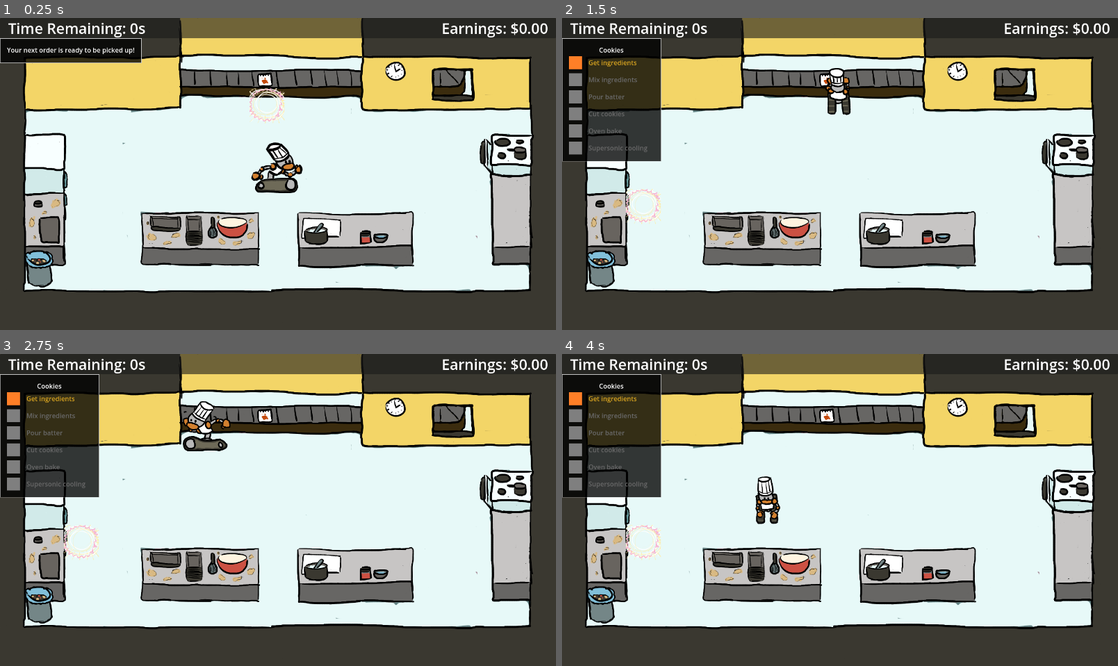
Above: before the commit, frames 1-4 (two rows, left to right).
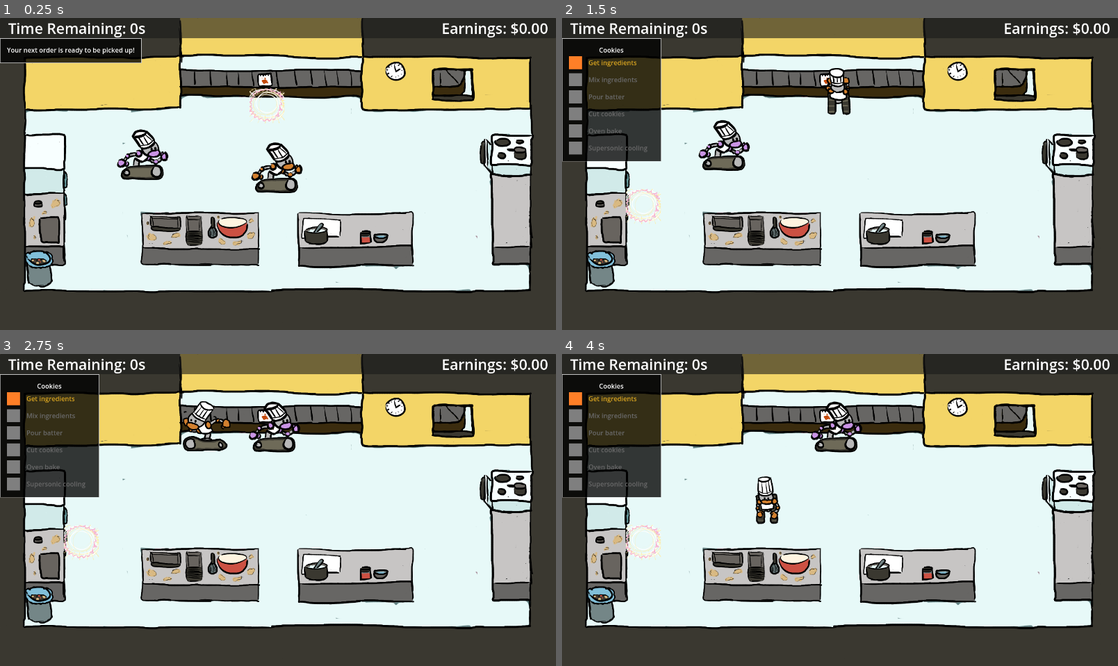
Above: after the commit, the same moments.

Repository: yanalex981/Tasty-Treads
Game: Godot game, scene res://Scenes/kitchen.tscn
Same seed, same stepped clock (60 frames per second), same inputs: the game is played once before the commit and once after it.
Inputs:
- Up to frame 1 (0.25 s): no input
- Up to frame 2 (1.5 s): tap Enter at 0.5 s; hold Space (interact) 0.53-1.28 s; hold W (up) from 0.53 s (still down); tap Space (interact) at 1.35 s
- Up to frame 3 (2.75 s): release W (up) at 2.03 s; hold A (left) from 2.03 s (still down); hold Space (interact) from 2.03 s (still down)
- Up to frame 4 (4 s): release Space (interact) at 2.78 s; tap Space (interact) at 2.85 s; release A (left) at 3.53 s; hold S (down) from 3.53 s (still down); hold Space (interact) from 3.53 s (still down)

The runs differ from the first frame. In frame 1, 0.8% of the frame differs, in the area x 21-31%, y 35-53%; in frame 2, 0.8%; in frame 3, 0.8%; in frame 4, 0.8%.

Commit message:
Proof-of-concept of droid chef pathfinding
Initial version of droid chef AI. Currently updates destination to player's destination whenever player successfully begins a microgame. Needs to be updated to navigate to specific task locations, and update locations without player input.

Diff:
--- /dev/null
+++ b/Scenes/Components/droid.tscn
@@ -0,0 +1,171 @@
+[gd_scene load_steps=22 format=3 uid="uid://cv585fpv1pme4"]
+
+[ext_resource type="Script" path="res://Scripts/droid.gd" id="1_i62je"]
+[ext_resource type="Texture2D" uid="uid://d1o28acmoff6" path="res://Assets/sousChefSpritesheet.png" id="1_yguwn"]
+
+[sub_resource type="RectangleShape2D" id="RectangleShape2D_524o8"]
+size = Vector2(128, 48)
+
+[sub_resource type="AtlasTexture" id="AtlasTexture_gcv7p"]
+atlas = ExtResource("1_yguwn")
+region = Rect2(0, 0, 128, 128)
+
+[sub_resource type="AtlasTexture" id="AtlasTexture_ulna8"]
+atlas = ExtResource("1_yguwn")
+region = Rect2(128, 0, 128, 128)
+
+[sub_resource type="AtlasTexture" id="AtlasTexture_7mdns"]
+atlas = ExtResource("1_yguwn")
+region = Rect2(256, 0, 128, 128)
+
+[sub_resource type="AtlasTexture" id="AtlasTexture_bpfy7"]
+atlas = ExtResource("1_yguwn")
+region = Rect2(384, 0, 128, 128)
+
+[sub_resource type="AtlasTexture" id="AtlasTexture_et334"]
+atlas = ExtResource("1_yguwn")
+region = Rect2(0, 256, 128, 128)
+
+[sub_resource type="AtlasTexture" id="AtlasTexture_pxydu"]
+atlas = ExtResource("1_yguwn")
+region = Rect2(128, 256, 128, 128)
+
+[sub_resource type="AtlasTexture" id="AtlasTexture_20nvl"]
+atlas = ExtResource("1_yguwn")
+region = Rect2(256, 256, 128, 128)
+
+[sub_resource type="AtlasTexture" id="AtlasTexture_a8i6k"]
+atlas = ExtResource("1_yguwn")
+region = Rect2(384, 256, 128, 128)
+
+[sub_resource type="AtlasTexture" id="AtlasTexture_xjiq2"]
+atlas = ExtResource("1_yguwn")
+region = Rect2(0, 128, 128, 128)
+
+[sub_resource type="AtlasTexture" id="AtlasTexture_8d1qd"]
+atlas = ExtResource("1_yguwn")
+region = Rect2(128, 128, 128, 128)
+
+[sub_resource type="AtlasTexture" id="AtlasTexture_l7ojf"]
+atlas = ExtResource("1_yguwn")
+region = Rect2(256, 128, 128, 128)
+
+[sub_resource type="AtlasTexture" id="AtlasTexture_xxrg6"]
+atlas = ExtResource("1_yguwn")
+region = Rect2(384, 128, 128, 128)
+
+[sub_resource type="AtlasTexture" id="AtlasTexture_daifn"]
+atlas = ExtResource("1_yguwn")
+region = Rect2(0, 384, 128, 128)
+
+[sub_resource type="AtlasTexture" id="AtlasTexture_3u237"]
+atlas = ExtResource("1_yguwn")
+region = Rect2(128, 384, 128, 128)
+
+[sub_resource type="AtlasTexture" id="AtlasTexture_cmi4o"]
+atlas = ExtResource("1_yguwn")
+region = Rect2(256, 384, 128, 128)
+
+[sub_resource type="AtlasTexture" id="AtlasTexture_h5m0y"]
+atlas = ExtResource("1_yguwn")
+region = Rect2(384, 384, 128, 128)
+
+[sub_resource type="SpriteFrames" id="SpriteFrames_s8l8v"]
+animations = [{
+"frames": [{
+"duration": 1.0,
+"texture": SubResource("AtlasTexture_gcv7p")
+}, {
+"duration": 1.0,
+"texture": SubResource("AtlasTexture_ulna8")
+}, {
+"duration": 1.0,
+"texture": SubResource("AtlasTexture_7mdns")
+}, {
+"duration": 1.0,
+"texture": SubResource("AtlasTexture_bpfy7")
+}],
+"loop": true,
+"name": &"down",
+"speed": 5.0
+}, {
+"frames": [{
+"duration": 1.0,
+"texture": SubResource("AtlasTexture_et334")
+}, {
+"duration": 1.0,
+"texture": SubResource("AtlasTexture_pxydu")
+}, {
+"duration": 1.0,
+"texture": SubResource("AtlasTexture_20nvl")
+}, {
+"duration": 1.0,
+"texture": SubResource("AtlasTexture_a8i6k")
+}],
+"loop": true,
+"name": &"left",
+"speed": 5.0
+}, {
+"frames": [{
+"duration": 1.0,
+"texture": SubResource("AtlasTexture_xjiq2")
+}, {
+"duration": 1.0,
+"texture": SubResource("AtlasTexture_8d1qd")
+}, {
+"duration": 1.0,
+"texture": SubResource("AtlasTexture_l7ojf")
+}, {
+"duration": 1.0,
+"texture": SubResource("AtlasTexture_xxrg6")
+}],
+"loop": true,
+"name": &"right",
+"speed": 5.0
+}, {
+"frames": [{
+"duration": 1.0,
+"texture": SubResource("AtlasTexture_daifn")
+}, {
+"duration": 1.0,
+"texture": SubResource("AtlasTexture_3u237")
+}, {
+"duration": 1.0,
+"texture": SubResource("AtlasTexture_cmi4o")
+}, {
+"duration": 1.0,
+"texture": SubResource("AtlasTexture_h5m0y")
+}],
+"loop": true,
+"name": &"up",
+"speed": 5.0
+}]
+
+[sub_resource type="CircleShape2D" id="CircleShape2D_5hx2w"]
+radius = 56.0
+
+[node name="droid" type="CharacterBody2D" groups=["droids"]]
+position = Vector2(680, 432)
+collision_layer = 2
+script = ExtResource("1_i62je")
+metadata/_edit_group_ = true
+
+[node name="boundaries" type="CollisionShape2D" parent="."]
+position = Vector2(0, -24)
+shape = SubResource("RectangleShape2D_524o8")
+
+[node name="sprite" type="AnimatedSprite2D" parent="."]
+position = Vector2(0, -65)
+sprite_frames = SubResource("SpriteFrames_s8l8v")
+animation = &"right"
+
+[node name="reachable_zone" type="Area2D" parent="."]
+position = Vector2(0, -56)
+collision_layer = 4
+collision_mask = 4
+metadata/_edit_group_ = true
+
+[node name="zone" type="CollisionShape2D" parent="reachable_zone"]
+shape = SubResource("CircleShape2D_5hx2w")
+
+[node name="NavigationAgent2D" type="NavigationAgent2D" parent="."]
--- a/Scenes/kitchen.tscn
+++ b/Scenes/kitchen.tscn
@@ -1,13 +1,14 @@
-[gd_scene load_steps=40 format=3 uid="uid://u6phxioott5c"]
+[gd_scene load_steps=43 format=3 uid="uid://u6phxioott5c"]
 
 [ext_resource type="Texture2D" uid="uid://brni2ye3h35s7" path="res://Assets/kitchen_background.png" id="1_7se1p"]
 [ext_resource type="Script" path="res://Scripts/Kitchen.gd" id="1_hjfb8"]
-[ext_resource type="Texture2D" uid="uid://c71btndrrdem7" path="res://Assets/chefSpritesheet.png" id="3_mb0vf"]
+[ext_resource type="Texture2D" path="res://Assets/chefSpritesheet.png" id="3_mb0vf"]
 [ext_resource type="PackedScene" uid="uid://c04aat1tfor06" path="res://Scenes/Components/DirectionalMoveController.tscn" id="3_q7l5r"]
 [ext_resource type="PackedScene" uid="uid://dnt1pap5cyrvx" path="res://Scenes/Components/OrderTracker.tscn" id="4_4oyt0"]
 [ext_resource type="PackedScene" path="res://Scenes/Components/OrderSpawner.tscn" id="4_sqh5n"]
 [ext_resource type="PackedScene" uid="uid://diav24bdrxe1m" path="res://Scenes/UI/OrderTrackerDialog.tscn" id="5_3s0ib"]
 [ext_resource type="Resource" uid="uid://c202jsm8sgybc" path="res://Resources/Recipes/cookies.tres" id="5_cluty"]
+[ext_resource type="PackedScene" uid="uid://cv585fpv1pme4" path="res://Scenes/Components/droid.tscn" id="5_kl830"]
 [ext_resource type="Resource" uid="uid://bwnq5okk2taen" path="res://Resources/Recipes/cake.tres" id="6_15k22"]
 [ext_resource type="Texture2D" uid="uid://bxdmjnw83vw6a" path="res://Assets/completed.png" id="6_l2gtt"]
 [ext_resource type="Texture2D" uid="uid://cxa0g1j4n3wwe" path="res://Assets/in_progress.png" id="7_p5an8"]
@@ -169,6 +170,16 @@
 
 [sub_resource type="CircleShape2D" id="CircleShape2D_c2q0i"]
 radius = 56.0
+
+[sub_resource type="NavigationPolygon" id="NavigationPolygon_6swry"]
+vertices = PackedVector2Array(341, 460, 188, 473, 194, 260, 464, 248, 1037, 461, 362, 471, 870, 247, 1181, 247, 1190, 657, 177, 651, 178, 616, 1037, 626, 467, 211, 867, 210)
+polygons = Array[PackedInt32Array]([PackedInt32Array(0, 1, 2, 3), PackedInt32Array(4, 5, 0, 3, 6, 7), PackedInt32Array(8, 9, 10, 11), PackedInt32Array(7, 8, 11, 4), PackedInt32Array(6, 3, 12, 13)])
+outlines = Array[PackedVector2Array]([PackedVector2Array(194, 260, 464, 248, 467, 211, 867, 210, 870, 247, 1181, 247, 1190, 657, 177, 651, 178, 616, 1037, 626, 1037, 461, 362, 471, 341, 460, 188, 473)])
+
+[sub_resource type="NavigationPolygon" id="NavigationPolygon_k1a63"]
+vertices = PackedVector2Array(187, 473, 341, 460, 340, 618, 178, 616)
+polygons = Array[PackedInt32Array]([PackedInt32Array(0, 1, 2, 3)])
+outlines = Array[PackedVector2Array]([PackedVector2Array(187, 473, 341, 460, 340, 618, 178, 616)])
 
 [sub_resource type="LabelSettings" id="LabelSettings_hlyr4"]
 font_size = 36
@@ -241,6 +252,15 @@
 [node name="zone" type="CollisionShape2D" parent="player/reachable_zone"]
 shape = SubResource("CircleShape2D_c2q0i")
 
+[node name="droid_movable_area" type="NavigationRegion2D" parent="."]
+navigation_polygon = SubResource("NavigationPolygon_6swry")
+
+[node name="droid1" parent="droid_movable_area" instance=ExtResource("5_kl830")]
+position = Vector2(350, 400)
+
+[node name="droid_movable_area2" type="NavigationRegion2D" parent="."]
+navigation_polygon = SubResource("NavigationPolygon_k1a63")
+
 [node name="left_counter_boundaries" type="StaticBody2D" parent="."]
 visible = false
 
--- a/Scripts/Components/Interactable.gd
+++ b/Scripts/Components/Interactable.gd
@@ -30,6 +30,9 @@
 		update_effect_sprite_visibility()
 		update_proximity_icon_visibility()
 
+@onready var player : CharacterBody2D = get_parent().get_child(4) # Point to tree path of player
+@onready var droid1 : CharacterBody2D = get_parent().get_child(5).get_child(0) # Point to tree path of droid 1
+
 func update_proximity_icon_visibility():
 	if not enabled:
 		$proximity_icon.visible = false
@@ -43,6 +46,7 @@
 func _input(_event):
 	if enabled and in_range and Input.is_action_just_pressed(interact_input_map):
 		emit_signal("invoked")
+		droid1.update_destination(player.position) # On successful order accept, make droid move to player position
 
 func _ready():
 	update_proximity_sprite_offset()
--- /dev/null
+++ b/Scripts/droid.gd
@@ -0,0 +1,37 @@
+extends CharacterBody2D
+
+@onready var sprite = $"sprite"
+@onready var navigation = $"NavigationAgent2D"
+
+const SPEED = 400
+var direction = Vector2.ZERO
+var nextPathPosition
+
+func _physics_process(delta):
+	# ---------- Path finding to next objective ---------- #
+	nextPathPosition = navigation.get_next_path_position()
+	direction = (nextPathPosition - position).normalized()
+
+	# When the distance between current position and target position is miniscule, stop moving
+	if (nextPathPosition - position).length() < 10:
+		direction = Vector2.ZERO
+
+	velocity = direction * SPEED
+
+	# ---------- Handling Animations ---------- #
+	if direction.x > 0:
+		sprite.play("right")
+	elif direction.x < 0:
+		sprite.play("left")
+	elif direction.y > 0:
+		sprite.play("down")
+	elif direction.y < 0:
+		sprite.play("up")
+	else:
+		sprite.set_frame_and_progress(0, 0)
+
+	move_and_slide()
+
+
+func update_destination(newDestination):
+	navigation.set_target_position(newDestination)
Binary file added: Assets/sousChefSpritesheet.png
Not shown, added: Assets/sousChefSpritesheet.png.import
